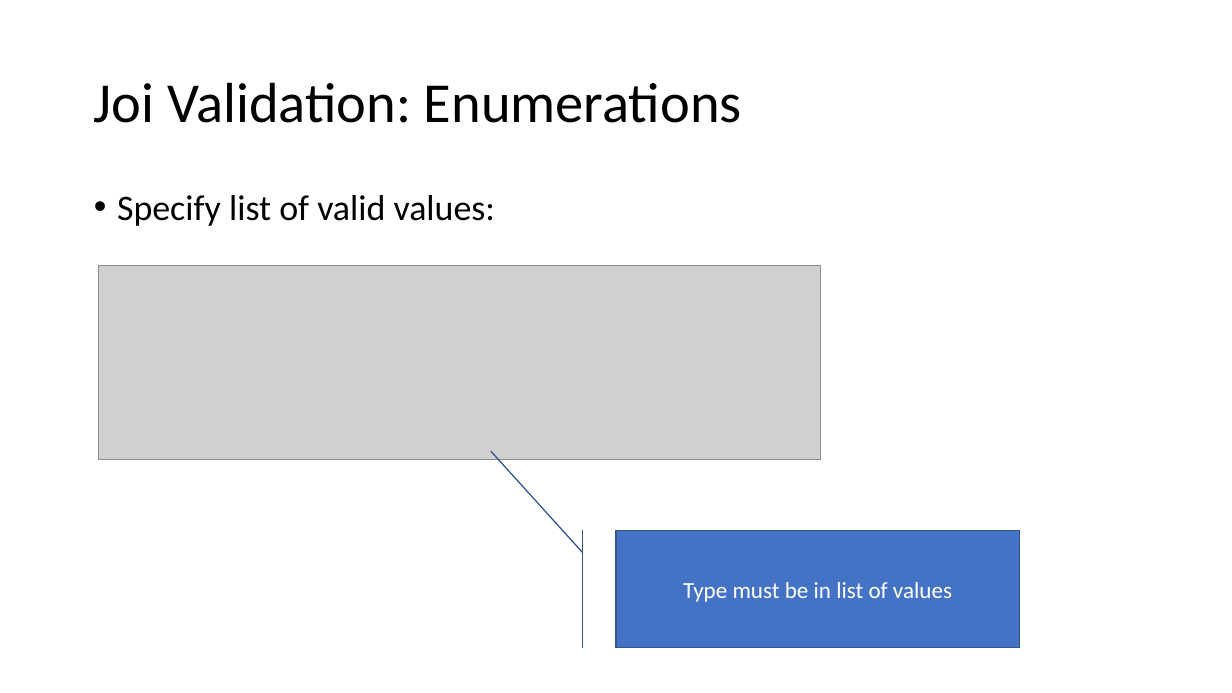
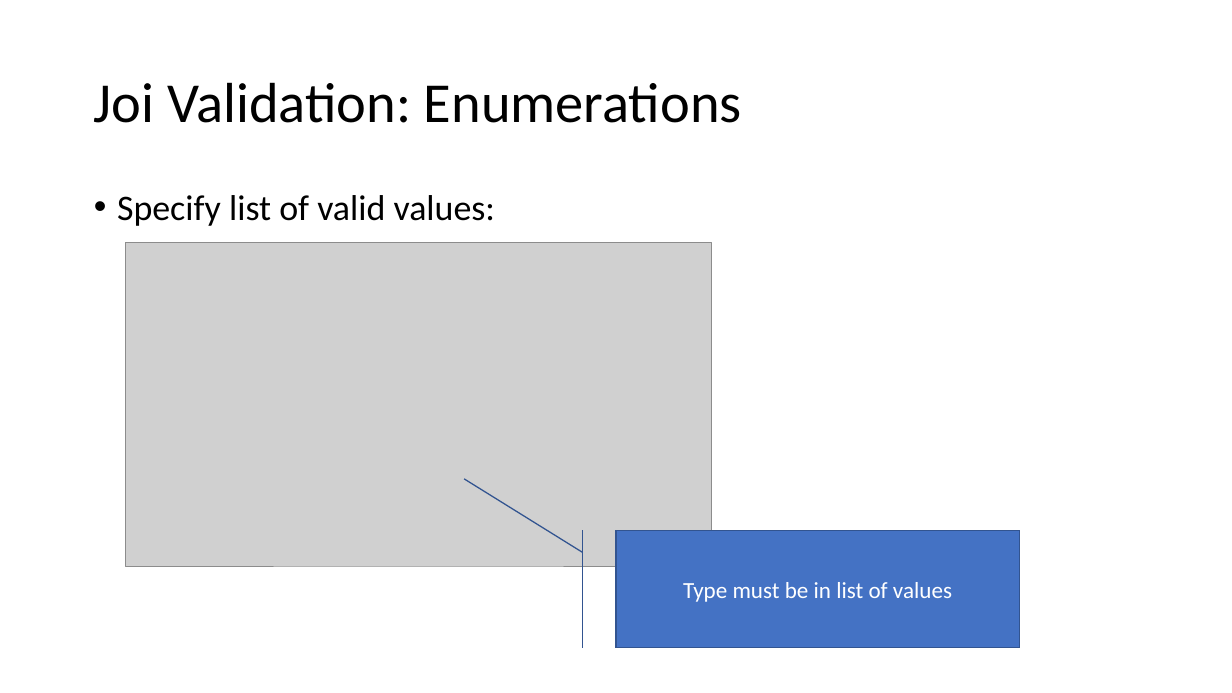
Before and after one commit to diarmuidoconnor/ewd-module-2025, a slide deck: slide 13 of topic10/talk-0/Joi.pptx (slide 12 before the commit). Drawn at 1232x693 pixels with LibreOffice and Linux fonts; fonts in the diff are those of the drawing; grey boxes stand for pictures. Boxes give left, top, right and bottom in pixels: in the first picture for what was removed or moved away, otherwise in the second. Text is boxed around its words. In the diff, an @@ line names an element or a change of style, - is before the commit and + after.

```diff
--- a/topic10/talk-0/Joi.pptx
+++ b/topic10/talk-0/Joi.pptx
@@ picture: place and size @@
-picture at bbox=[99, 266, 821, 460]
+picture at bbox=[125, 243, 712, 567]
@@ accent border callout "Type must be in list ..." at bbox=[616, 531, 1020, 648]: proportions changed @@
```
Also in this commit, not shown: 9 other slides changed, 1 slide added, 7 other files.
